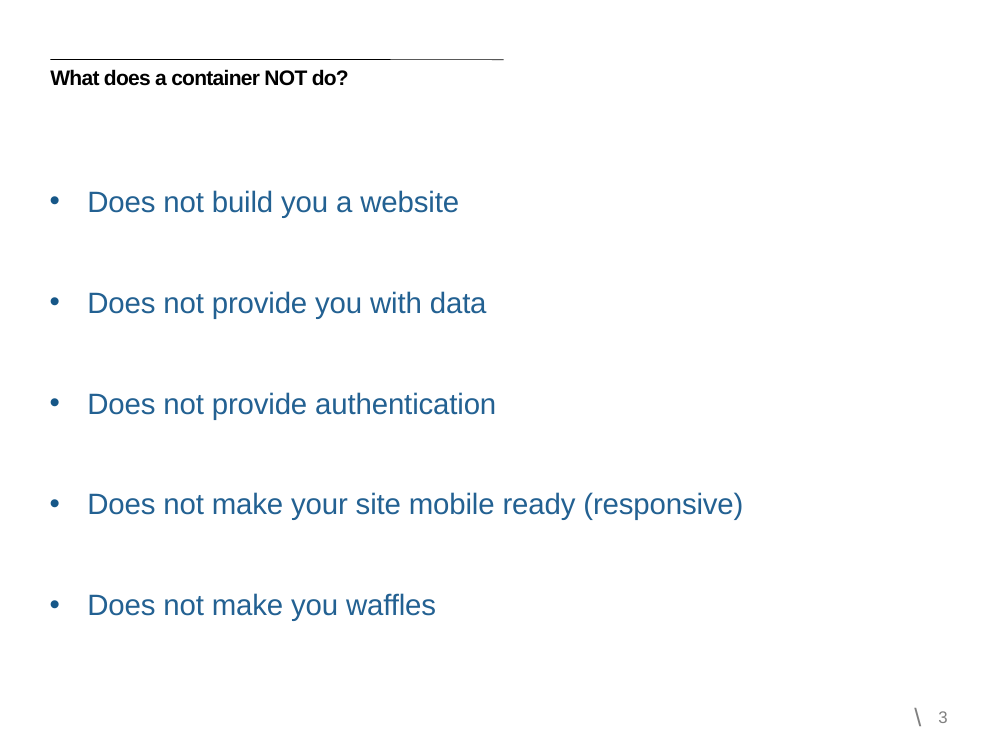
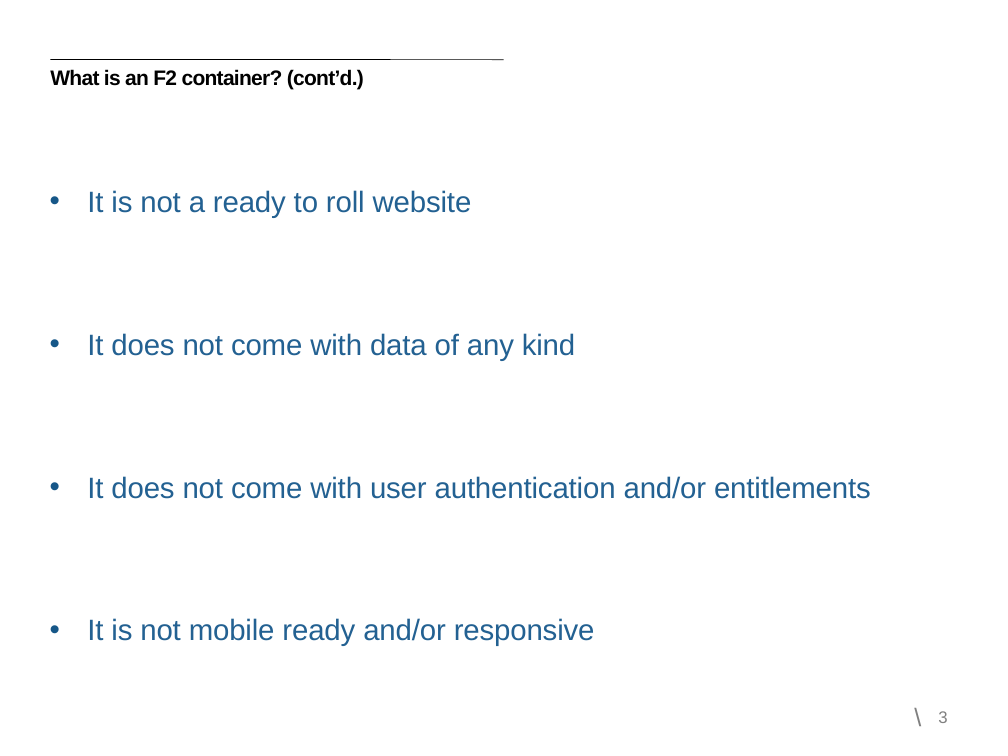
Before and after one commit to Ali-Khatami/Hackathon, a slide deck: slide 3 of Building-F2-Container-Workshop/Building F2 Containers April 11 2013.pptx. Drawn at 1008x756 pixels with LibreOffice and Linux fonts; fonts in the diff are those of the drawing. Boxes give left, top, right and bottom in pixels: in the first picture for what was removed or moved away, otherwise in the second. Text is boxed around its words. In the diff, an @@ line names an element or a change of style, - is before the commit and + after.

Commit message:
Updated the powerpoint.

```diff
--- a/Building-F2-Container-Workshop/Building F2 Containers April 11 2013.pptx
+++ b/Building-F2-Container-Workshop/Building F2 Containers April 11 2013.pptx
@@ title at [50, 69, 364, 90]: text changed @@
-What does a container NOT do?
+What is an F2 container? (cont’d.)
@@ text at [87, 190, 871, 646]: text changed @@
-• Does not build you a website
-• Does not provide you with data
-• Does not provide authentication
-• Does not make your site mobile ready (responsive)
-• Does not make you waffles
+• It is not a ready to roll website
+• It does not come with data of any kind
+• It does not come with user authentication and/or entitlements
+• It is not mobile ready and/or responsive
```
Also in this commit, not shown: 3 other slides changed.
